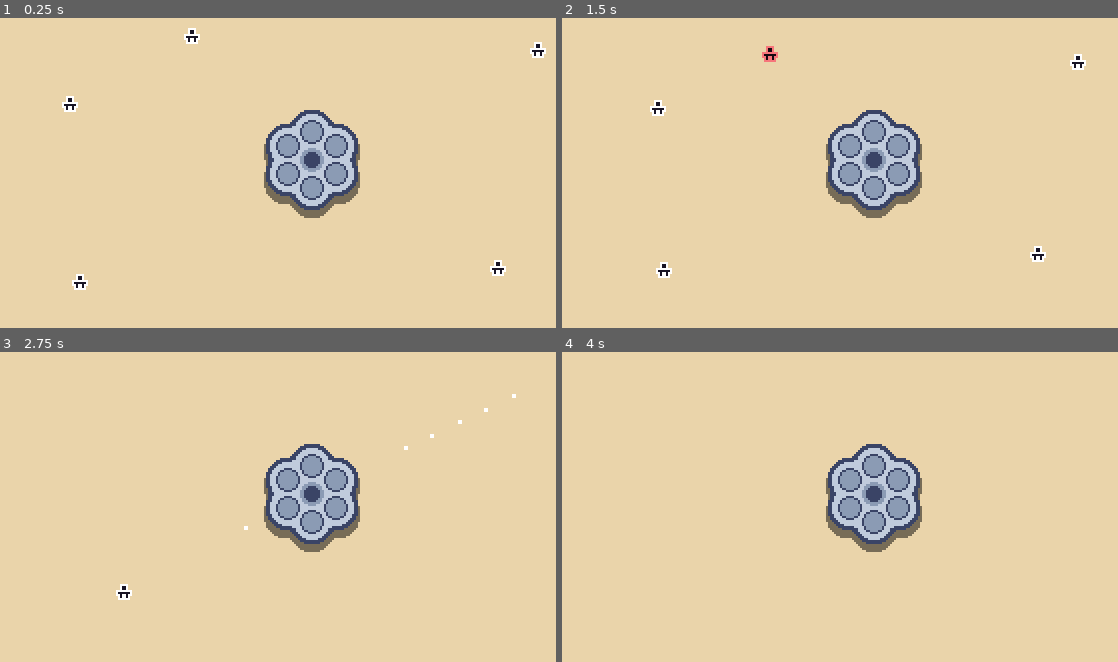
Above: before the commit, frames 1-4 (two rows, left to right).
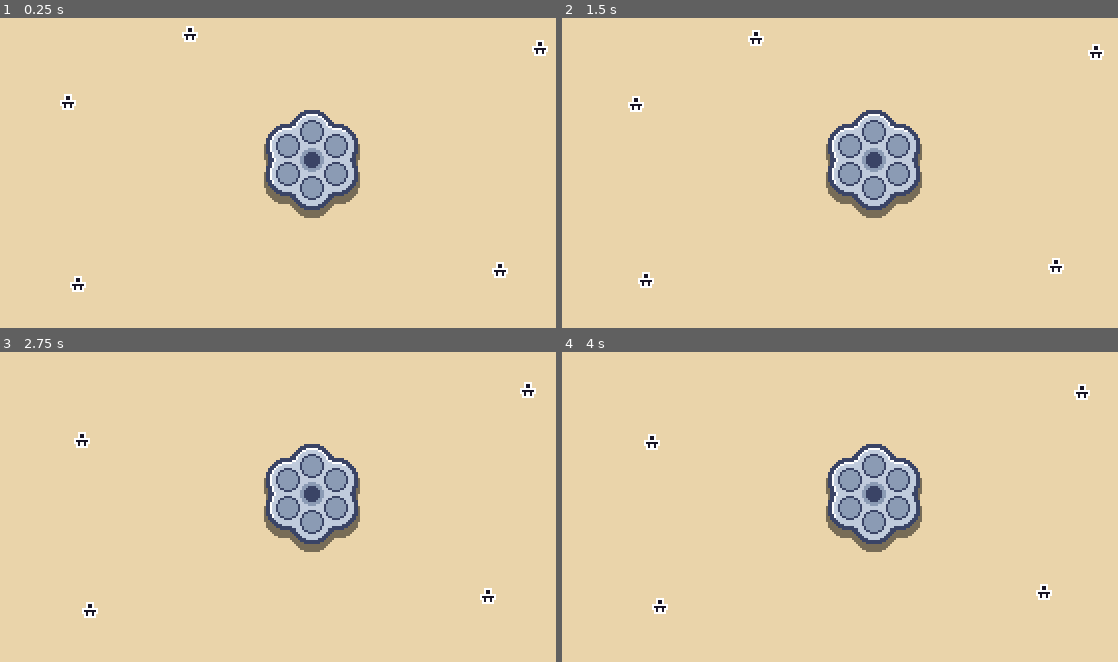
Above: after the commit, the same moments.

Repository: mrbartchak/revolver-game
Game: Godot game, scene res://core/main.tscn
The game is run twice, just before and just after one commit, with the same random seed, the same clock (stepped at 60 frames per second) and the same inputs.
Inputs:
- Up to frame 1 (0.25 s): no input
- Up to frame 2 (1.5 s): tap Enter (ui_accept) at 0.5, 1.35 s; hold Enter (ui_accept) 0.53-1.28 s
- Up to frame 3 (2.75 s): tap Enter (ui_accept) at 1.52, 1.82 s; hold Enter (ui_accept) from 2.03 s (still down)
- Up to frame 4 (4 s): release Enter (ui_accept) at 2.78 s; tap Enter (ui_accept) at 2.85, 3.02, 3.32 s; hold Enter (ui_accept) from 3.53 s (still down)

The runs differ from the first frame. In frame 1, 0.7% of the frame differs, in the area x 10-99%, y 2-89%; in frame 2, 1.3%, in the area x 11-98%, y 3-88%; in frame 3, 0.8%; in frame 4, 0.6%.

Commit message:
recoil and target nearest and audio

Diff:
--- a/core/main.tscn
+++ b/core/main.tscn
@@ -12,17 +12,19 @@
 position = Vector2(160, 90)
 projectile_scene = ExtResource("2_r77kf")
 
-[node name="Enemy" parent="World2D" instance=ExtResource("3_3gdo0")]
+[node name="EnemyContainer" type="Node2D" parent="World2D"]
+
+[node name="Enemy" parent="World2D/EnemyContainer" instance=ExtResource("3_3gdo0")]
 position = Vector2(275, 34)
 
-[node name="Enemy2" parent="World2D" instance=ExtResource("3_3gdo0")]
+[node name="Enemy2" parent="World2D/EnemyContainer" instance=ExtResource("3_3gdo0")]
 position = Vector2(37, 61)
 
-[node name="Enemy3" parent="World2D" instance=ExtResource("3_3gdo0")]
+[node name="Enemy3" parent="World2D/EnemyContainer" instance=ExtResource("3_3gdo0")]
 position = Vector2(98, 26)
 
-[node name="Enemy4" parent="World2D" instance=ExtResource("3_3gdo0")]
+[node name="Enemy4" parent="World2D/EnemyContainer" instance=ExtResource("3_3gdo0")]
 position = Vector2(42, 152)
 
-[node name="Enemy5" parent="World2D" instance=ExtResource("3_3gdo0")]
+[node name="Enemy5" parent="World2D/EnemyContainer" instance=ExtResource("3_3gdo0")]
 position = Vector2(255, 145)
--- a/enemies/enemy.gd
+++ b/enemies/enemy.gd
@@ -1,8 +1,8 @@
 class_name Enemy
 extends CharacterBody2D
 
-@export var max_health: int = 10
-@export var movement_speed: float = 10.0
+@export var max_health: int = 3
+@export var movement_speed: float = 3.0
 
 var health: int
 var movement_direction: Vector2
--- a/revolver/revolver.gd
+++ b/revolver/revolver.gd
@@ -14,11 +14,23 @@
 
 func _process(_delta: float) -> void:
 	if Input.is_action_pressed("ui_accept"):
-		var target = get_nearest_enemy()
-		if target:
-			fire_projectile(target.global_position)
+		try_fire()
+
+func try_fire() -> void:
+	if not $CooldownTimer.is_stopped():
+		return
+
+	var target = get_nearest_enemy()
+	if not target:
+		return
+
+	fire_projectile(target.global_position)
+	play_gunshot_sound()
+	play_recoil()
+	$CooldownTimer.start()
 
 func fire_projectile(target: Vector2) -> void:
+	print("firing")
 	var radius: float = 22.0
 	var direction: Vector2 = (target - global_position).normalized()
 
@@ -43,3 +55,33 @@
 			closest_enemy = enemy
 
 	return closest_enemy
+
+#=== Visuals ===
+var recoil_offset_y: float = -6.0
+var recoil_time: float = 0.08
+
+func play_recoil() -> void:
+	var base_y: float = $Sprite2D.position.y
+	var tween := create_tween()
+	tween.set_trans(Tween.TRANS_SINE)
+	tween.set_ease(Tween.EASE_OUT)
+
+	# Pop up
+	tween.tween_property(
+		$Sprite2D,
+		"position:y",
+		base_y + recoil_offset_y,
+		recoil_time
+	)
+
+	# Snap back
+	tween.tween_property(
+		$Sprite2D,
+		"position:y",
+		base_y,
+		recoil_time
+	)
+
+func play_gunshot_sound() -> void:
+	$GunshotAudio.pitch_scale = 0.95 + randf() * 0.1
+	$GunshotAudio.play()
--- a/revolver/revolver.tscn
+++ b/revolver/revolver.tscn
@@ -1,7 +1,8 @@
-[gd_scene load_steps=4 format=3 uid="uid://baoc0cnn3iphf"]
+[gd_scene load_steps=5 format=3 uid="uid://baoc0cnn3iphf"]
 
 [ext_resource type="Script" uid="uid://cmse1xm7r7d6e" path="res://revolver/revolver.gd" id="1_su5x2"]
 [ext_resource type="Texture2D" uid="uid://dtqckrywpt0t1" path="res://revolver/assets/revolver_cylinder.png" id="1_ub1ss"]
+[ext_resource type="AudioStream" uid="uid://d4f4klbrospo7" path="res://revolver/assets/lmg_fire01_trim.wav" id="3_opjbe"]
 
 [sub_resource type="CircleShape2D" id="CircleShape2D_su5x2"]
 radius = 22.0
@@ -23,3 +24,9 @@
 
 [node name="CollisionShape2D" type="CollisionShape2D" parent="Hitbox"]
 shape = SubResource("CircleShape2D_su5x2")
+
+[node name="CooldownTimer" type="Timer" parent="."]
+one_shot = true
+
+[node name="GunshotAudio" type="AudioStreamPlayer2D" parent="."]
+stream = ExtResource("3_opjbe")
Not shown, added: revolver/assets/lmg_fire01.mp3.import
Not shown, added: revolver/assets/lmg_fire01_trim.wav.import
Binary file changed: revolver/assets/revolver_cylinder.png
Not shown, added: revolver/assets/lmg_fire01.mp3
Not shown, added: revolver/assets/lmg_fire01_trim.wav
